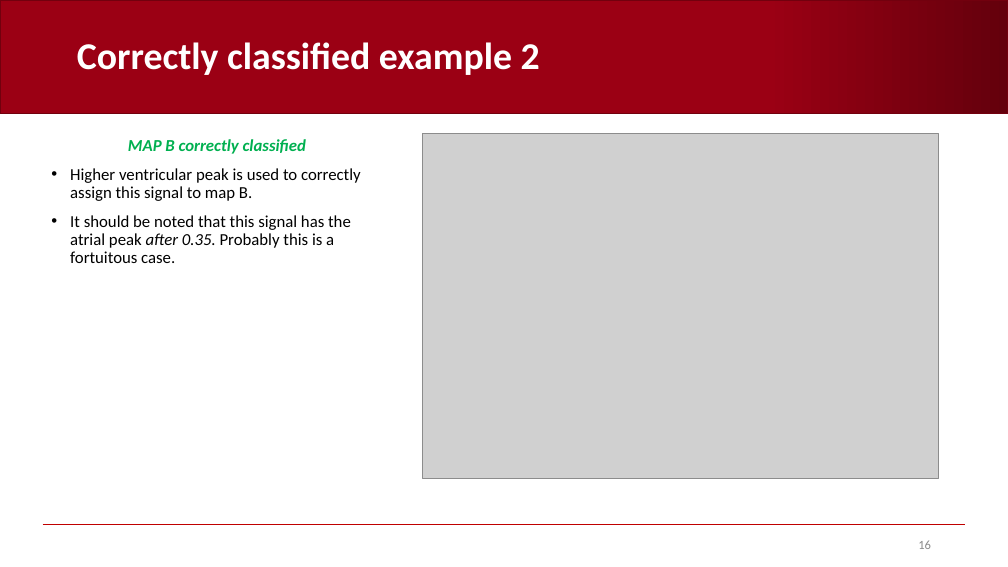
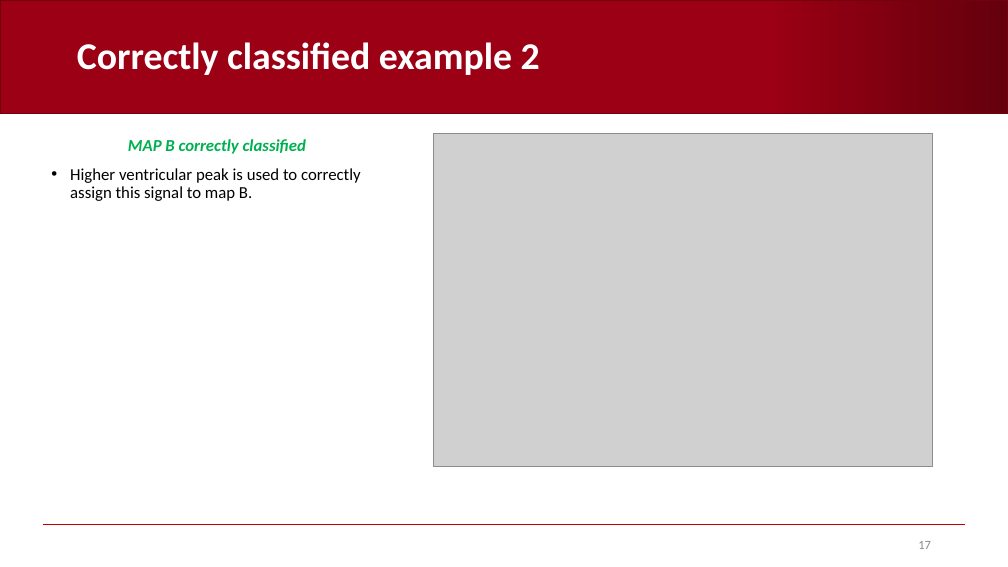
Before and after one commit to AndreaCorrado00/Tesi_magistrale_Corrado_Andrea, a slide deck: slide 17 of Documentation/5. Heuristic classifier strategy B.pptx (slide 16 before the commit). Drawn at 1008x567 pixels with LibreOffice and Linux fonts; fonts in the diff are those of the drawing; grey boxes stand for pictures; background and template pictures are left out. Boxes give left, top, right and bottom in pixels: in the first picture for what was removed or moved away, otherwise in the second. Text is boxed around its words. In the diff, an @@ line names an element or a change of style, - is before the commit and + after.

```diff
--- a/Documentation/5. Heuristic classifier strategy B.pptx
+++ b/Documentation/5. Heuristic classifier strategy B.pptx
@@ picture: place and size @@
-picture at [422,134,938,479]
+picture at [433,134,932,467]
@@ text at [70,215,351,263]: paragraph removed @@
-• It should be noted that this signal has the atrial peak after 0.35. Probably this is a fortuitous case.
@@ page number at [918,541,931,549]: text changed @@
-16
+17
```
Also in this commit, not shown: 12 other slides changed, 2 slides added, 1 slide removed, 10 other files.
